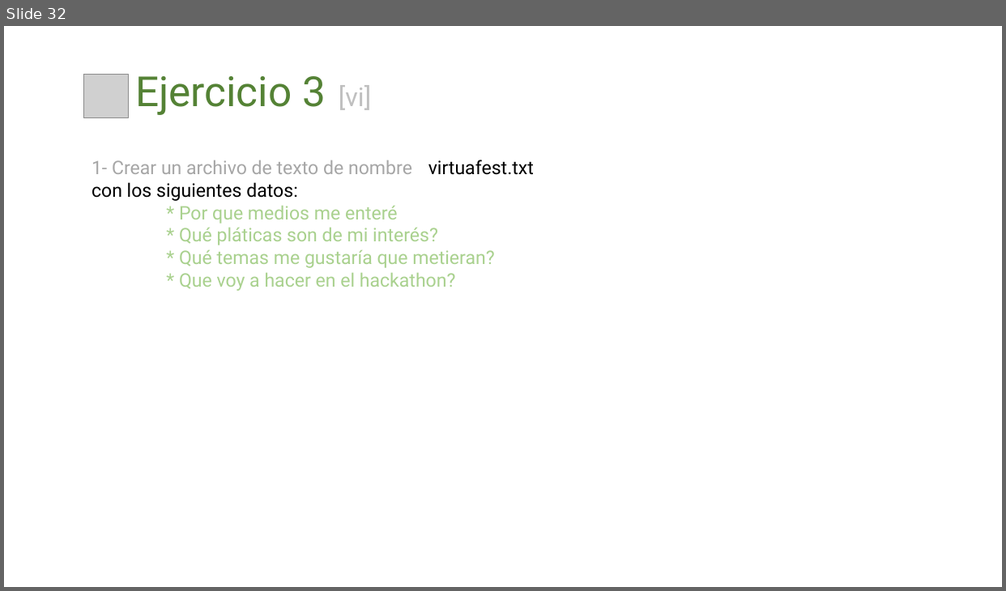
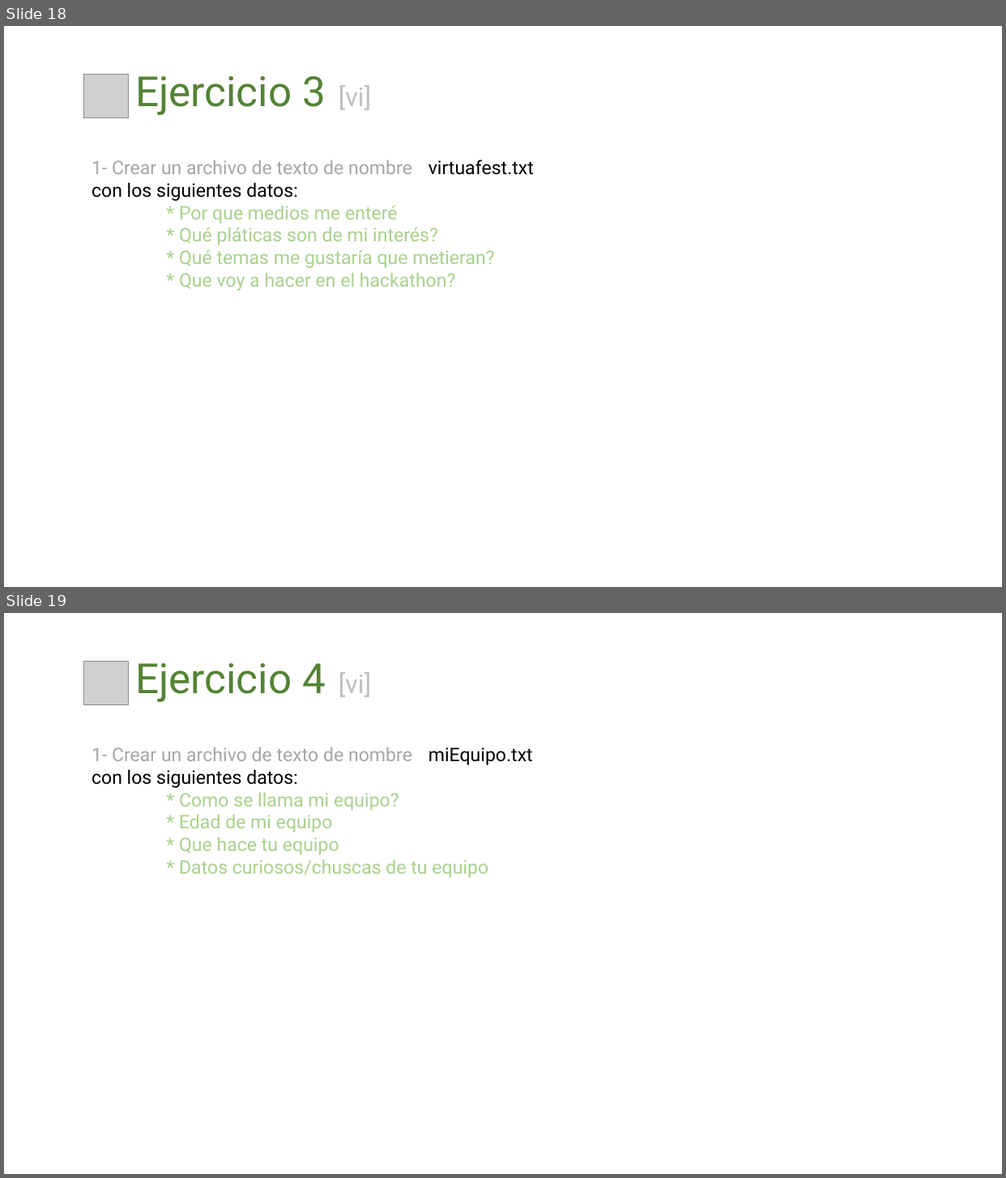
Before and after one commit to cimadev/PlaticasTalleres, a slide deck: 2017/dec_7_Git_GitHub_WorkShop/DGO.pptx. Shown one above the other, each under a label of ours: slide 32 before the commit, slides 18 and 19 after it. The pictures are 1006x591 and 1006x1178 pixels, drawn with LibreOffice and Linux fonts; fonts in the diff are those of the drawing; grey boxes stand for pictures. Boxes give left, top, right and bottom in pixels: in the first picture for what was removed or moved away, otherwise in the second. Text is boxed around its words. In the diff, an @@ line names an element or a change of style, - is before the commit and + after.

```diff
--- a/2017/dec_7_Git_GitHub_WorkShop/DGO.pptx
+++ b/2017/dec_7_Git_GitHub_WorkShop/DGO.pptx
@@ slide 19 added at [4, 613, 1002, 1174], background #FFFFFF @@
@@ picture added at [84, 662, 128, 706] @@
@@ text added at [135, 663, 371, 702], 40 pt, text #548235 @@
+Ejercicio 4 [vi]
@@ text added at [91, 747, 533, 878], 18 pt, text #A9D18E @@
+1- Crear un archivo de texto de nombre miEquipo.txt
+con los siguientes datos:
+* Como se llama mi equipo?
+* Edad de mi equipo
+* Que hace tu equipo
+* Datos curiosos/chuscas de tu equipo
@@ what was slide 32 is now slide 18 @@
```
Also in this commit, not shown: 8 slides changed, 4 other slides added, 1 slide removed.
